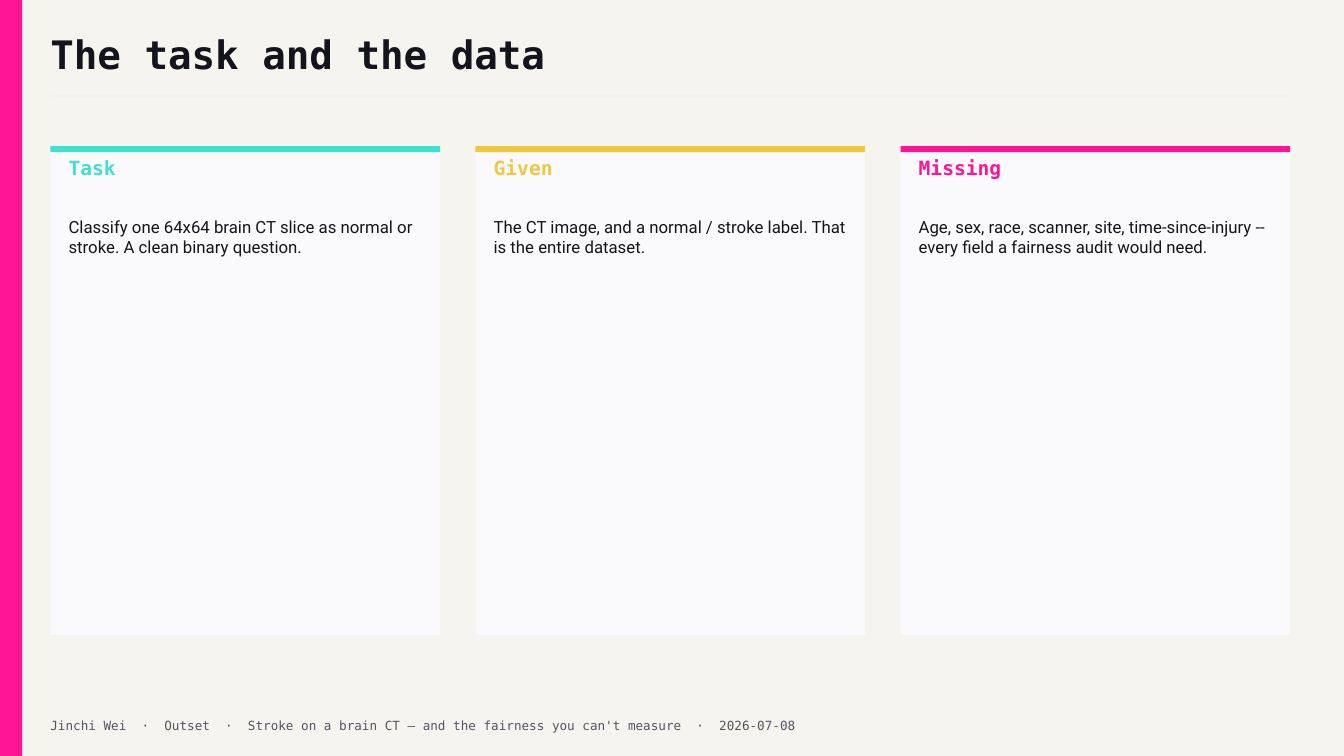
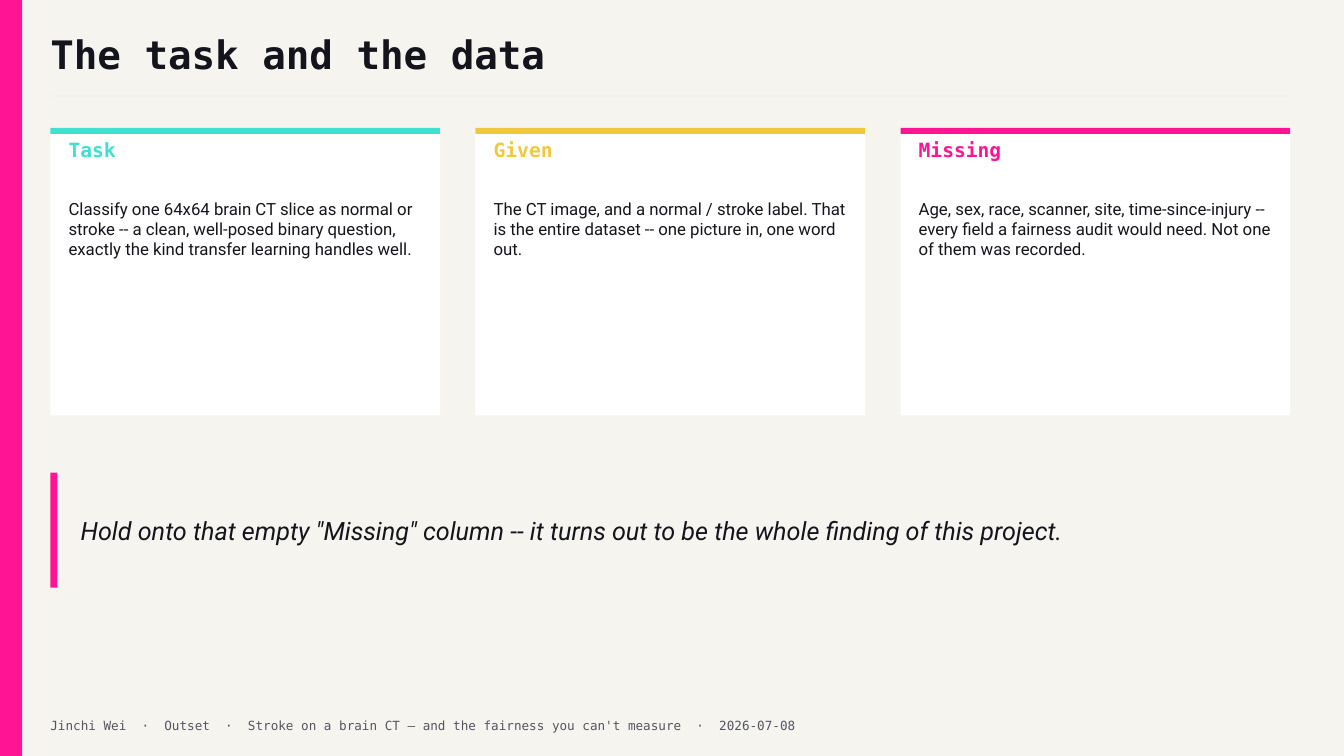
Before and after one commit to jinchiwei/outset-ai-healthcare, a slide deck: slide 7 of solutions/g3_brain_ct/slides/g3_brain_ct.pptx. Drawn at 1344x756 pixels with LibreOffice and Linux fonts; fonts in the diff are those of the drawing. Boxes give left, top, right and bottom in pixels: in the first picture for what was removed or moved away, otherwise in the second. Text is boxed around its words. In the diff, an @@ line names an element or a change of style, - is before the commit and + after.

```diff
--- a/solutions/g3_brain_ct/slides/g3_brain_ct.pptx
+++ b/solutions/g3_brain_ct/slides/g3_brain_ct.pptx
@@ rectangle: place and size @@
-rectangle at <box>50,146,441,635</box>
+rectangle at <box>50,128,441,415</box>
@@ rectangle: place and size @@
-rectangle at <box>476,146,866,635</box>
+rectangle at <box>476,128,866,415</box>
@@ 3 texts, 3 rectangles: place and size @@
-3 texts, 3 rectangles at <box>50,146,1291,179</box>
+3 texts, 3 rectangles at <box>50,128,1291,161</box>
@@ fill #FAFAFC to #FFFFFF in 3 elements at <box>50,128,441,415</box>, <box>476,128,866,415</box>, <box>900,128,1291,415</box> @@
@@ rectangle: place and size @@
-rectangle at <box>900,146,1291,635</box>
+rectangle at <box>900,128,1291,415</box>
@@ text at <box>69,202,412,259</box>: text changed @@
-Classify one 64x64 brain CT slice as normal or stroke. A clean binary question.
+Classify one 64x64 brain CT slice as normal or stroke -- a clean, well-posed binary question, exactly the kind transfer learning handles well.
@@ text at <box>494,202,846,255</box>: text changed @@
-The CT image, and a normal / stroke label. That is the entire dataset.
+The CT image, and a normal / stroke label. That is the entire dataset -- one picture in, one word out.
@@ text at <box>919,203,1271,255</box>: text changed @@
-Age, sex, race, scanner, site, time-since-injury -- every field a fairness audit would need.
+Age, sex, race, scanner, site, time-since-injury -- every field a fairness audit would need. Not one of them was recorded.
@@ rectangle added at <box>50,473,57,588</box>, fill #FF1493 @@
@@ text added at <box>81,521,1062,546</box>, 18 pt, text #14141C, italic @@
+Hold onto that empty "Missing" column -- it turns out to be the whole finding of this project.
```
Also in this commit, not shown: 10 other slides changed, 2 other files.
